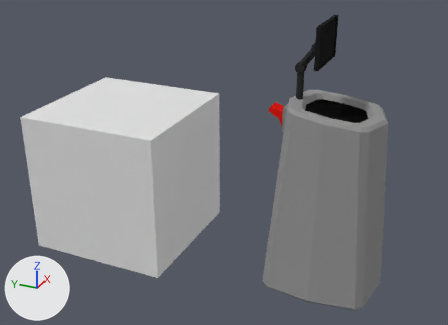
The Blender file Art_Assets/Robot/RoboGuard1000.blend, before and after one commit.
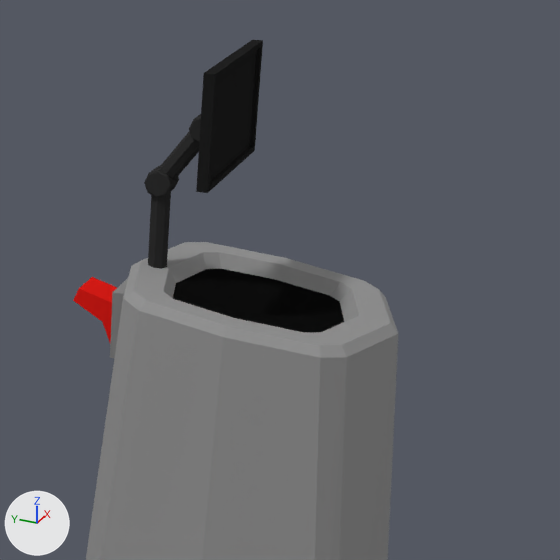
Old and new are each drawn whole from a camera (50 mm lens) standing at (-3.497, -0.835, 2.447) and looking at (-0.051, 0.716, 0.724) and again close up on the part from 54% to 100% of the width and 0% to 64% of the height. Lighting does not change. The marker at lower left points along +X, +Y and +Z.

The first close-up shows 'PowerSwitch', 'Robo_Body'.
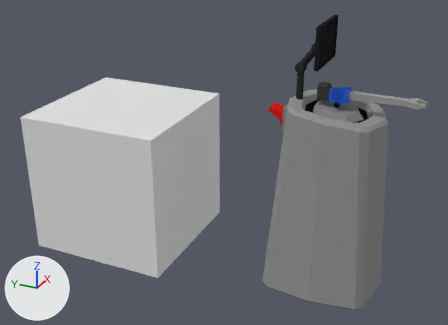
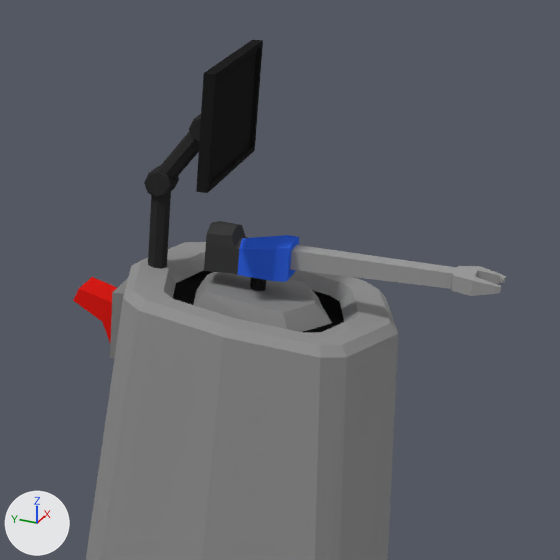
Where the change shows, as pixel boxes (x1, y1, x2, y2) in the close-ups (560 x 560 px):
'Taser', added: after (204, 221, 506, 296)
    faces in mat_tazerbusinessendmat (grey #9e9e9e): (290, 245, 506, 296)
    faces in mat_tazerbodymat (blue #3465e7): (237, 235, 299, 282)
    faces in mat_weightmat (black #3f3f3f): (204, 221, 249, 275)
'TaserBase', added: after (193, 272, 332, 332)
'TaserRotator', added: after (250, 277, 266, 291)

What changed in the scene script:
```text
Add mat_weightmat:
    mat_weightmat = diffuse_material('WeightMat')
    mat_weightmat.base_color = (0.0495, 0.0495, 0.0495)  # black #3f3f3f
Add mat_tazerbusinessendmat:
    mat_tazerbusinessendmat = diffuse_material('TazerBusinessEndMat')
    mat_tazerbusinessendmat.base_color = (0.342, 0.342, 0.342)  # grey #9e9e9e
Add mat_tazerbodymat:
    mat_tazerbodymat = diffuse_material('TazerBodyMat')
    mat_tazerbodymat.base_color = (0.0348, 0.131, 0.8)  # blue #3465e7
Add me_cube:
    me_cube.from_pydata(...)  # 12 vertices, 10 faces; spans x -0.152..0.152, y -0.187..0.168, z -0.038..0.048
    me_cube.materials.append(mat_roboswitchpanelmat)  # grey #888888
Add me_cube_004:
    me_cube_004.from_pydata(...)  # 86 vertices, 84 faces; spans x -0.053..0.053, y -0.514..0.116, z -0.043..0.054
    # faces by material slot: [18, 20, 46]
    me_cube_004.materials.append(mat_tazerbodymat)  # blue #3465e7
    me_cube_004.materials.append(mat_weightmat)  # black #3f3f3f
    me_cube_004.materials.append(mat_tazerbusinessendmat)  # grey #9e9e9e
Add me_cylinder_003:
    me_cylinder_003.from_pydata(...)  # an 8-sided cylinder along z spanning x -0.0174..0.0174, y -0.0174..0.0174, z -0.0438..0.0799
    me_cylinder_003.materials.append(mat_screenframemat)  # black #222222
Add ob_taserbase:
    ob_taserbase = bpy.data.objects.new('TaserBase', me_cube)
    ob_taserbase.location = (0.0, 0.0, 1.171)
Add ob_taser:
    ob_taser = bpy.data.objects.new('Taser', me_cube_004)
    ob_taser.location = (0.0, 0.0, 1.287)
Add ob_taserrotator:
    ob_taserrotator = bpy.data.objects.new('TaserRotator', me_cylinder_003)
    ob_taserrotator.location = (0.0, 0.0, 1.201)
```
